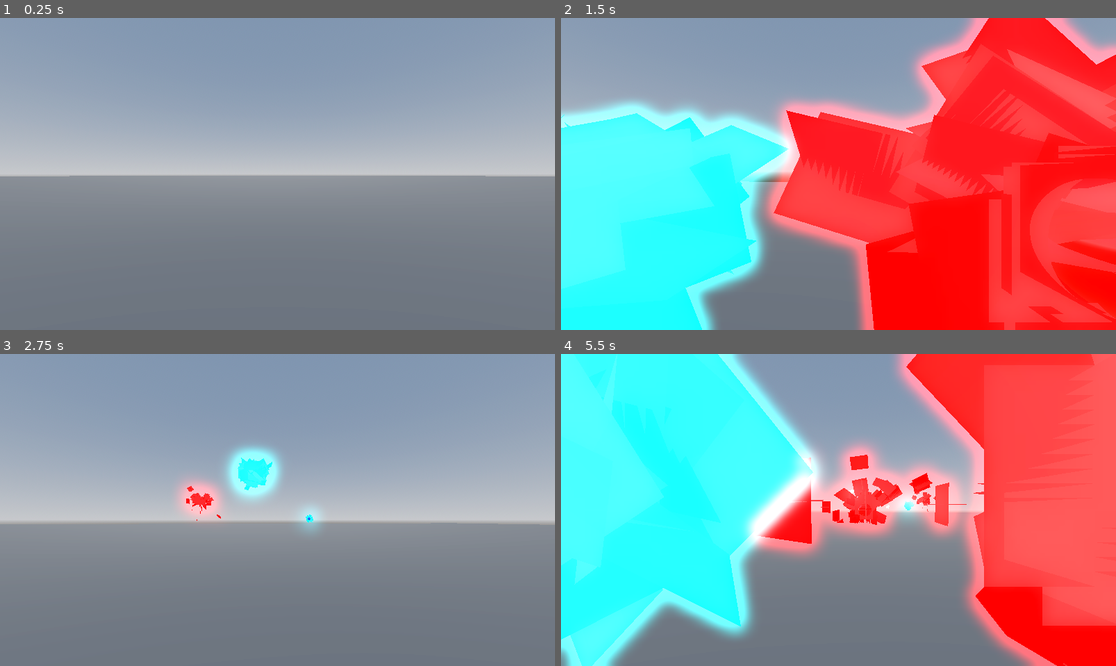
Above: before the commit, frames 1-4 (two rows, left to right).
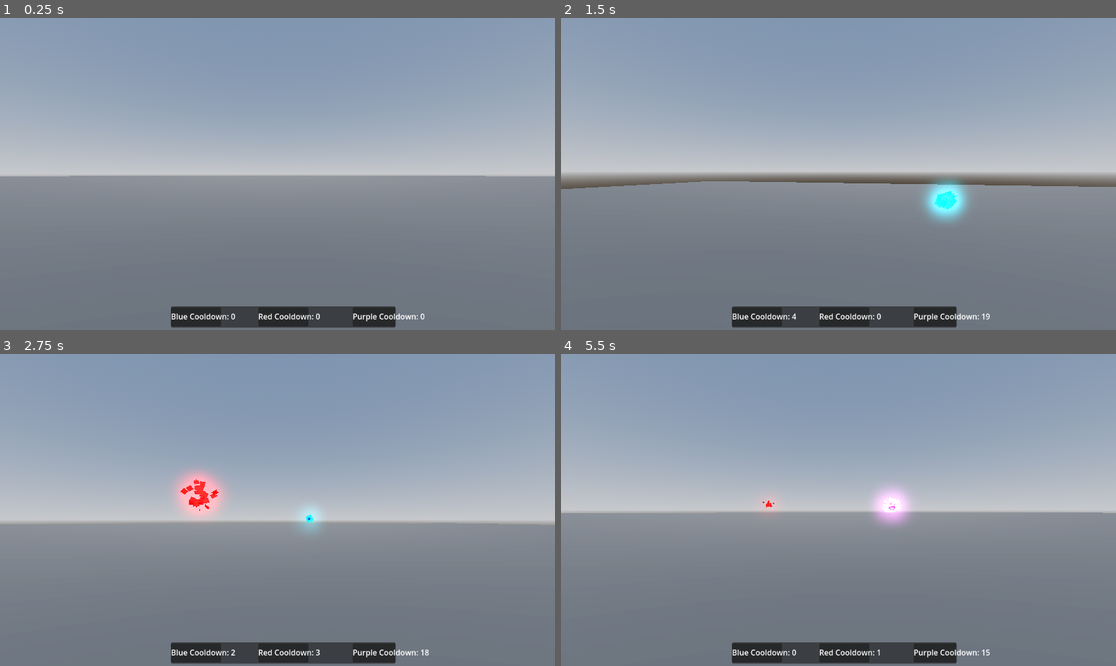
Above: after the commit, the same moments.

Repository: AmanSong/GE1-DomainExpansion-CA
Game: Godot game, scene res://root.tscn
The game is run twice, just before and just after one commit, with the same random seed, the same clock (stepped at 60 frames per second) and the same inputs. The project has no main scene, so this scene is started directly.
Inputs (mouse positions are in pixels of both pictures, inside the frame that each line leads up to):
- Up to frame 1 (0.25 s): no input
- Up to frame 2 (1.5 s): tap Enter at 0.5 s; move the mouse to (866, 174) at 0.52 s; hold W (move_forward) from 0.53 s (still down); tap Q (technique_blue) at 0.6 s; tap Space (jump) at 0.77 s; tap R (technique_purple) at 0.8, 1.35 s; move the mouse to (810, 174) at 1.27 s
- Up to frame 3 (2.75 s): keep holding W (move_forward); tap Space (jump) at 1.52 s; tap E (technique_red) at 1.55, 2.1 s; move the mouse to (288, 503) at 2.02 s; tap Q (technique_blue) at 2.3 s
- Up to frame 4 (5.5 s): keep holding W (move_forward); move the mouse to (832, 516) at 2.77 s; tap Shift (sprint) at 2.85 s; tap Space (jump) at 3.02, 3.77, 4.52 s; tap R (technique_purple) at 3.05, 4.35, 5.3 s; move the mouse to (877, 513) at 3.52 s; tap Q (technique_blue) at 3.6, 4.55 s; tap E (technique_red) at 3.8, 5.1 s; move the mouse to (794, 506) at 4.27 s; move the mouse to (844, 510) at 5.02 s

The runs differ from the first frame. In frame 1, 2.8% of the frame differs, in the area x 30-77%, y 92-100%; in frame 2, 76%, in the area x 0-100%, y 0-100%; in frame 3, 4.8%; in frame 4, 75%.

Commit message:
added some sfx and ui

Diff:
--- a/blue.tscn
+++ b/blue.tscn
@@ -76,4 +76,6 @@
 wait_time = 10.0
 autostart = true
 
+[node name="AudioStreamPlayer3D" type="AudioStreamPlayer3D" parent="."]
+
 [connection signal="timeout" from="Timer" to="." method="_on_timer_timeout"]
--- a/blue_script.gd
+++ b/blue_script.gd
@@ -5,6 +5,10 @@
 @onready var blue = $MeshInstance3D
 @onready var rayCast3d = $RayCast3D
 @onready var particles = $CPUParticles3D2
+
+# Load sound
+@onready var audio_player = $AudioStreamPlayer3D
+var blue_sound: AudioStream = preload("res://Sounds/blue_sfx.mp3")
 
 var is_moving = true
 
@@ -15,8 +19,14 @@
 # Called every frame. 'delta' is the elapsed time since the previous frame.
 func _process(delta):
 	if is_moving:
+		# Play the sound when fired
+		if not audio_player.playing:
+			audio_player.stream = blue_sound
+			audio_player.play()
+
 		position += transform.basis * Vector3(0, 0, -SPEED) * delta
 		if rayCast3d.is_colliding():
+			audio_player.stop()
 			blue.visible = false
 			particles.emitting = true
 			await get_tree().create_timer(10.0).timeout
--- a/player.tscn
+++ b/player.tscn
@@ -1,6 +1,7 @@
-[gd_scene load_steps=3 format=3 uid="uid://b2c8obgnh4sry"]
+[gd_scene load_steps=4 format=3 uid="uid://b2c8obgnh4sry"]
 
 [ext_resource type="Script" path="res://player_movement.gd" id="1_bklaf"]
+[ext_resource type="PackedScene" uid="uid://dcfpv8wmsnae7" path="res://ui.tscn" id="2_0486t"]
 
 [sub_resource type="CapsuleShape3D" id="CapsuleShape3D_2dogd"]
 
@@ -13,3 +14,7 @@
 [node name="POV" type="Node3D" parent="."]
 
 [node name="Camera3D" type="Camera3D" parent="POV"]
+
+[node name="CanvasLayer" type="CanvasLayer" parent="."]
+
+[node name="UI" parent="CanvasLayer" instance=ExtResource("2_0486t")]
--- a/player_movement.gd
+++ b/player_movement.gd
@@ -8,7 +8,7 @@
 @export var mouse_sensitivity = 0.25
 @onready var pov = $POV
 @onready var player = $"."
-
+@onready var ui = $CanvasLayer/UI
 
 var is_jumping = false
 var jump_height = 5.0
@@ -18,15 +18,27 @@
 var red = preload("res://red.tscn")
 var purple = preload("res://purple.tscn")
 
-@export var technique_blue_cooldown = 1.0
-@export var technique_red_cooldown = 1.0
+@export var technique_blue_cooldown = 5.0
+@export var technique_red_cooldown = 5.0
+@export var technique_purple_cooldown = 20.0
+
 # Cooldown timers
 var blue_cooldown_timer = 0.0
 var red_cooldown_timer = 0.0
+var purple_cooldown_timer = 0.0
+var blue_cooldown_label : Label
+var red_cooldown_label : Label
+var purple_cooldown_label : Label
+
 
 # Called when the node enters the scene tree for the first time.
 func _ready():
 	Input.set_mouse_mode(Input.MOUSE_MODE_CAPTURED)
+
+	# Access the UI labels within the UI hierarchy
+	blue_cooldown_label = ui.get_node("Hotbar/BLUE/cooldown1")
+	red_cooldown_label = ui.get_node("Hotbar/RED/cooldown2")
+	purple_cooldown_label = ui.get_node("Hotbar/PURPLE/cooldown3")
 
 func _process(delta):
 	# Reset jump status when the character lands
@@ -39,6 +51,11 @@
 	# Update cooldown timers
 	blue_cooldown_timer = max(0, blue_cooldown_timer - delta)
 	red_cooldown_timer = max(0, red_cooldown_timer - delta)
+	purple_cooldown_timer = max(0, purple_cooldown_timer - delta)
+	# Update UI labels with remaining cooldown times
+	blue_cooldown_label.text = "Blue Cooldown: " + str(int(blue_cooldown_timer))
+	red_cooldown_label.text = "Red Cooldown: " + str(int(red_cooldown_timer))
+	purple_cooldown_label.text = "Purple Cooldown: " + str(int(purple_cooldown_timer))
 
 # for camera movement
 func _input(event):
@@ -84,8 +101,9 @@
 		red_cooldown_timer = technique_red_cooldown
 
 	# to fire purple
-	if Input.is_action_just_pressed("technique_purple"):
+	if Input.is_action_just_pressed("technique_purple") and purple_cooldown_timer == 0:
 		technique_purple()
+		purple_cooldown_timer = technique_purple_cooldown
 
 	move_and_slide()
 
@@ -126,7 +144,7 @@
 		print("Error: Red scene not loaded")
 
 func technique_purple():
-	if purple:  # Check if the red scene is loaded
+	if purple:  # Check if purple scene is instantiated
 		var purple_instance = purple.instantiate()
 		var red_instance = red.instantiate()
 		var blue_instance = blue.instantiate()
@@ -152,21 +170,23 @@
 		blue_instance.position = position + transform.basis.z * -2 + transform.basis.x * -2
 		blue_instance.transform.basis = target_rotation
 
-
 		get_parent().add_child(red_instance)
 		get_parent().add_child(blue_instance)
 
 		var mid = pov.global_transform.origin + pov.global_transform.basis.z * -2
 
+		# using tween to make red and blue merge
 		var tween_red = get_tree().create_tween()
 		var tween_blue = get_tree().create_tween()
+		tween_red.tween_property(red_instance, "position", mid, 3.0)
+		tween_blue.tween_property(blue_instance, "position", mid, 3.0)
 
-		tween_red.tween_property(red_instance, "position", mid, 5.0)
-		tween_blue.tween_property(blue_instance, "position", mid, 5.0)
-
-		await get_tree().create_timer(5).timeout
+		# just to remove red and blue after 5 seconds
+		await get_tree().create_timer(3).timeout
 		red_instance.queue_free()
 		blue_instance.queue_free()
+
+		# create the purple instance
 		get_parent().add_child(purple_instance)
 
 	else:
--- a/red.tscn
+++ b/red.tscn
@@ -78,4 +78,6 @@
 wait_time = 10.0
 autostart = true
 
+[node name="AudioStreamPlayer3D" type="AudioStreamPlayer3D" parent="."]
+
 [connection signal="timeout" from="Timer" to="." method="_on_timer_timeout"]
--- a/red_script.gd
+++ b/red_script.gd
@@ -5,6 +5,10 @@
 @onready var red = $MeshInstance3D
 @onready var red_rayCast3d = $RayCast3D
 @onready var red_particles = $CPUParticles3D2
+
+# Load sound
+@onready var audio_player = $AudioStreamPlayer3D
+var red_sound: AudioStream = preload("res://Sounds/red_sfx.mp3")
 
 var is_moving = true
 
@@ -15,6 +19,11 @@
 # Called every frame. 'delta' is the elapsed time since the previous frame.
 func _process(delta):
 	if is_moving:
+		# Play the sound when fired
+		if not audio_player.playing:
+			audio_player.stream = red_sound
+			audio_player.play()
+
 		position += transform.basis * Vector3(0, 0, -SPEED) * delta
 		if red_rayCast3d.is_colliding():
 			red.visible = false
--- /dev/null
+++ b/ui.tscn
@@ -0,0 +1,77 @@
+[gd_scene format=3 uid="uid://dcfpv8wmsnae7"]
+
+[node name="UI" type="Node2D"]
+
+[node name="Hotbar" type="Panel" parent="."]
+offset_left = 355.0
+offset_top = 599.0
+offset_right = 821.0
+offset_bottom = 643.0
+size_flags_vertical = 8
+
+[node name="BLUE" type="Panel" parent="Hotbar"]
+layout_mode = 1
+anchors_preset = 4
+anchor_top = 0.5
+anchor_bottom = 0.5
+offset_top = -20.0
+offset_right = 104.0
+offset_bottom = 20.0
+grow_vertical = 2
+
+[node name="cooldown1" type="Label" parent="Hotbar/BLUE"]
+layout_mode = 1
+anchors_preset = 4
+anchor_top = 0.5
+anchor_bottom = 0.5
+offset_top = -13.0
+offset_right = 54.0
+offset_bottom = 13.0
+grow_vertical = 2
+
+[node name="RED" type="Panel" parent="Hotbar"]
+layout_mode = 1
+anchors_preset = 8
+anchor_left = 0.5
+anchor_top = 0.5
+anchor_right = 0.5
+anchor_bottom = 0.5
+offset_left = -52.0
+offset_top = -20.0
+offset_right = 52.0
+offset_bottom = 20.0
+grow_horizontal = 2
+grow_vertical = 2
+
+[node name="cooldown2" type="Label" parent="Hotbar/RED"]
+layout_mode = 1
+anchors_preset = 4
+anchor_top = 0.5
+anchor_bottom = 0.5
+offset_top = -13.0
+offset_right = 54.0
+offset_bottom = 13.0
+grow_vertical = 2
+
+[node name="PURPLE" type="Panel" parent="Hotbar"]
+layout_mode = 1
+anchors_preset = 6
+anchor_left = 1.0
+anchor_top = 0.5
+anchor_right = 1.0
+anchor_bottom = 0.5
+offset_left = -89.0
+offset_top = -20.0
+offset_bottom = 20.0
+grow_horizontal = 0
+grow_vertical = 2
+
+[node name="cooldown3" type="Label" parent="Hotbar/PURPLE"]
+layout_mode = 1
+anchors_preset = 4
+anchor_top = 0.5
+anchor_bottom = 0.5
+offset_top = -13.0
+offset_right = 60.0
+offset_bottom = 13.0
+grow_vertical = 2
Not shown, added: Sounds/blue_sfx.mp3.import
Not shown, added: Sounds/red_sfx.mp3.import
Not shown, added: Sounds/blue_sfx.mp3
Not shown, added: Sounds/red_sfx.mp3
